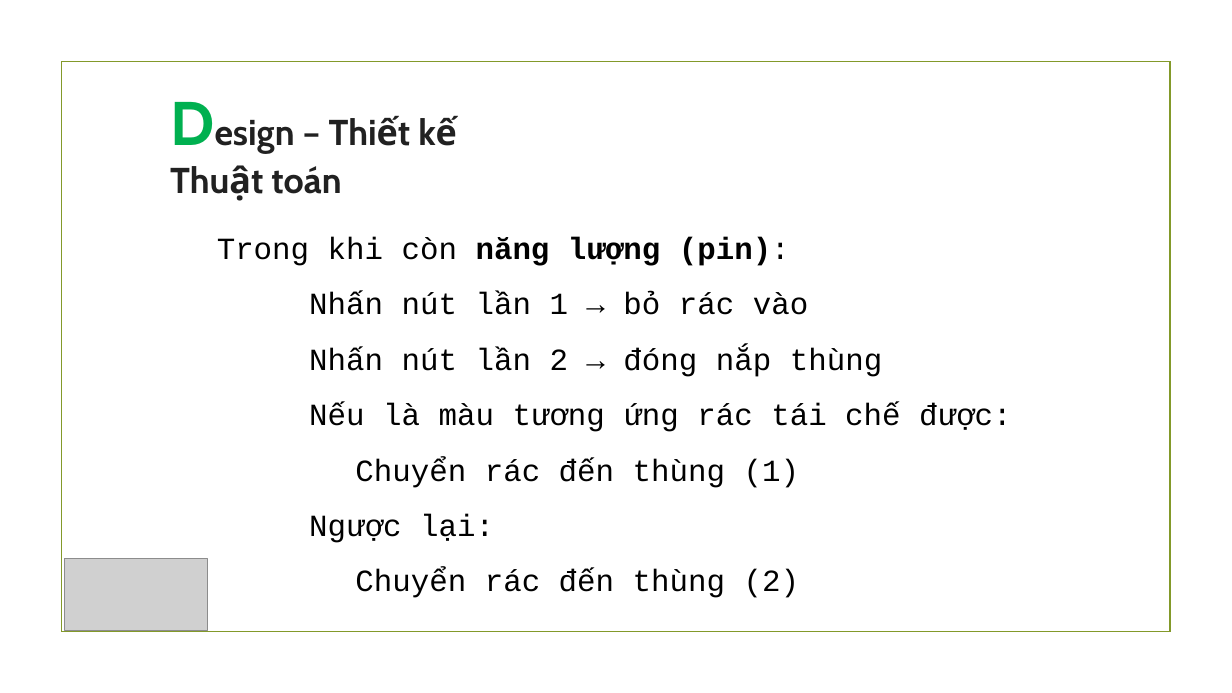
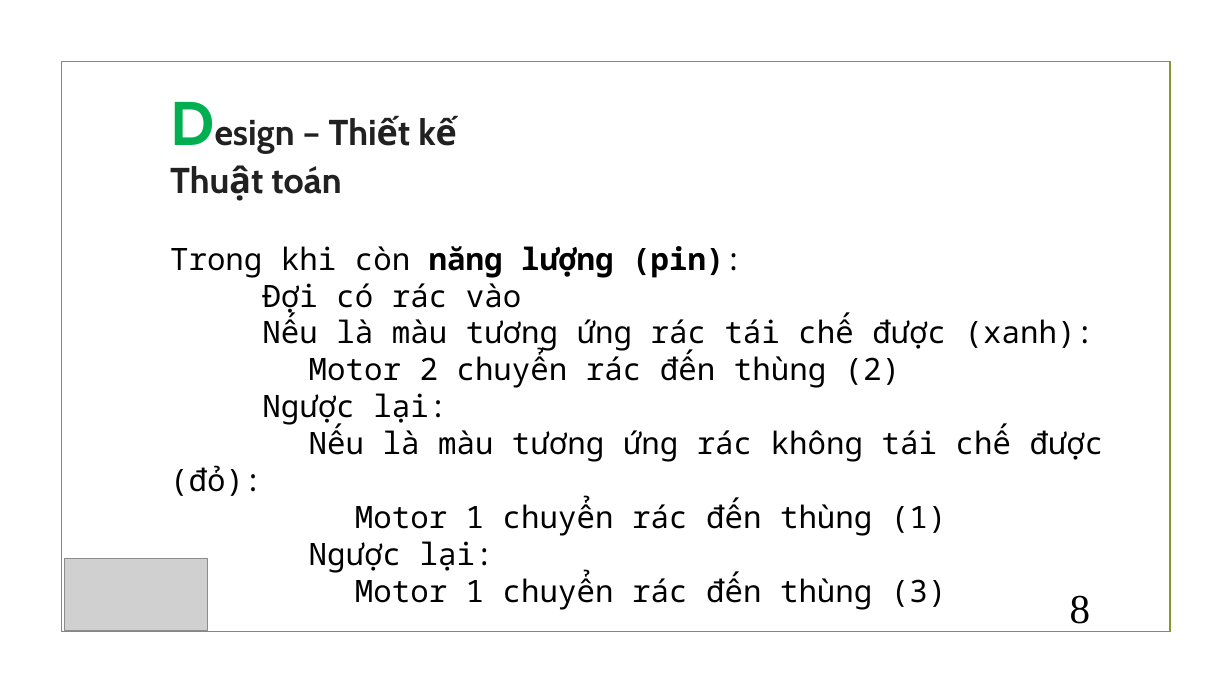
Before and after one commit to thinnguyen625/Project_lego, a slide deck: slide 8 of Presentation.pptx. Drawn at 1232x693 pixels with LibreOffice and Linux fonts; fonts in the diff are those of the drawing; grey boxes stand for pictures; background and template pictures are left out. Boxes give left, top, right and bottom in pixels: in the first picture for what was removed or moved away, otherwise in the second. Text is boxed around its words. In the diff, an @@ line names an element or a change of style, - is before the commit and + after.

```diff
--- a/Presentation.pptx
+++ b/Presentation.pptx
@@ text "Trong khi còn năng lượng ...": place and size @@
-text "Trong khi còn năng lượng ..." at [217,237,1011,598]
+text "Trong khi còn năng lượng ..." at [170,246,1104,610]
@@ text at [170,246,743,426]: font Courier New to Noto Sans Mono in "Trong khi còn năng lượng (pin):", "Ngược lại:"; line spacing 1.5 to 1 @@
@@ text at [262,283,1094,388]: text changed; font Courier New to Noto Sans Mono @@
-Nhấn nút lần 1 → bỏ rác vào
-Nhấn nút lần 2 → đóng nắp thùng
-Nếu là màu tương ứng rác tái chế được:
-Chuyển rác đến thùng (1)
+Đợi có rác vào
+Nếu là màu tương ứng rác tái chế được (xanh):
+Motor 2 chuyển rác đến thùng (2)
@@ text at [170,426,1104,610]: text changed; font Courier New to Noto Sans Mono @@
-Chuyển rác đến thùng (2)
+Nếu là màu tương ứng rác không tái chế được (đỏ):
+Motor 1 chuyển rác đến thùng (1)
+Ngược lại:
+Motor 1 chuyển rác đến thùng (3)
@@ page number added at [1070,595,1091,624], 32 pt, text #000000 @@
+8
```
Also in this commit, not shown: 14 other slides changed, 2 slides added, 1 other file.
